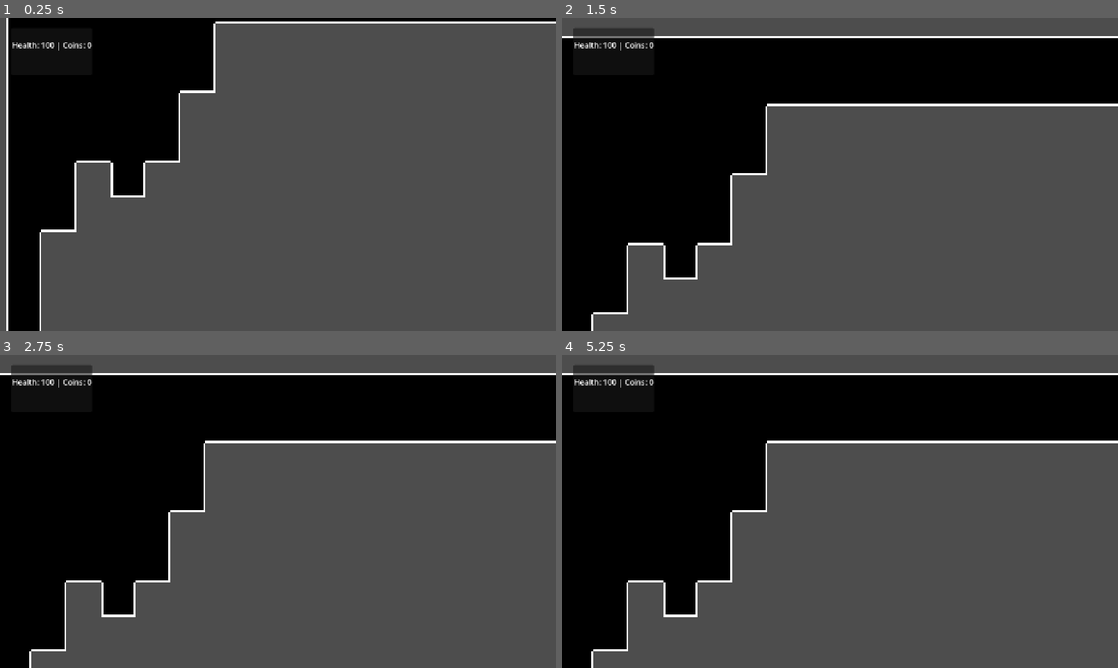
Above: before the commit, frames 1-4 (two rows, left to right).
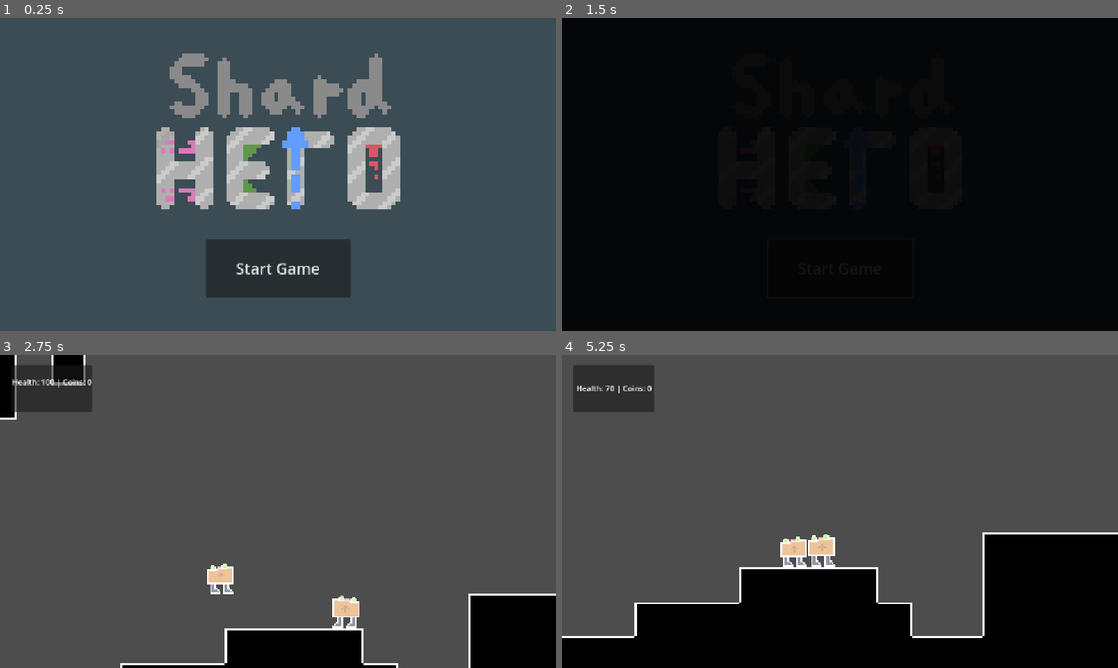
Above: after the commit, the same moments.

Repository: ShardHero/Main
Game: Godot game, scene res://scenes/title_screen.tscn
Same seed, same stepped clock (60 frames per second), same inputs: the game is played once before the commit and once after it. Before the commit the project starts from res://scenes/level1.tscn.
Inputs (mouse positions are in pixels of both pictures, inside the frame that each line leads up to):
- Up to frame 1 (0.25 s): no input
- Up to frame 2 (1.5 s): click (840, 268) at 0.5 s, where only the run after the commit has a clickable "Start Game"; click (840, 268) at 1.25 s, where only the run after the commit has a clickable "Start Game"
- Up to frame 3 (2.75 s): tap Enter (ui_accept) at 2, 2.27 s; hold Right (ui_right) from 2.03 s (still down)
- Up to frame 4 (5.25 s): tap Enter (ui_accept) at 3.02, 4.52 s; release Right (ui_right) at 3.53 s; hold Left (ui_left) 3.53-4.28 s; hold Right (ui_right) from 4.28 s (still down)

The runs differ from the first frame. In frame 1, 36% of the frame differs, in the area x 1-100%, y 0-100%; in frame 2, 61%; in frame 3, 49%; in frame 4, 66%, in the area x 0-100%, y 5-100%.
Error before the commit: Parse Error: Identifier "var_label" not declared in the current scope. (res://scenes/game_manager.gd:62)
Error after the commit: Cannot call method 'change_scene_to_file' on a null value. (res://scenes/title_screen.gd:7)

Commit message:
Updated my fade in/out logic to adjust to newest version of repo from the testing branch

Diff:
--- a/project.godot
+++ b/project.godot
@@ -11,8 +11,9 @@
 [application]
 
 config/name="Shard Hero"
-run/main_scene="res://scenes/level1.tscn"
+run/main_scene="res://scenes/title_screen.tscn"
 config/features=PackedStringArray("4.3", "Forward Plus")
+config/icon="res://icon.svg"
 
 [autoload]
 
--- a/scenes/canvas.tscn
+++ b/scenes/canvas.tscn
@@ -1,4 +1,6 @@
-[gd_scene format=3 uid="uid://bwwsr16jioppj"]
+[gd_scene load_steps=2 format=3 uid="uid://cjr1gc4xrjrv6"]
+
+[ext_resource type="Texture2D" uid="uid://qt5xhxkuhva4" path="res://assets/art/little_white_squre_png.png" id="1_vpirc"]
 
 [node name="Canvas" type="CanvasLayer"]
 
@@ -25,3 +27,10 @@
 horizontal_alignment = 1
 vertical_alignment = 1
 metadata/_edit_use_anchors_ = true
+
+[node name="blackbox" type="Sprite2D" parent="."]
+modulate = Color(0, 0, 0, 0)
+texture_filter = 1
+position = Vector2(574.25, 326.25)
+scale = Vector2(5.25111, 3.08222)
+texture = ExtResource("1_vpirc")
--- a/scenes/death_area.gd
+++ b/scenes/death_area.gd
@@ -2,15 +2,14 @@
 @onready var camera = get_node("../MovingCamera")
 @onready var player = get_node("../main_character")
 @onready var animation_player = %AnimationPlayer
-@onready var var_label = %VarLabel
 
 
 func _on_body_entered(body: Node2D) -> void:
 	if body.name == "main_character":
-		animation_player.play("fade")
+		animation_player.play("fade_out")
 		animation_player.play("fade_in")
 		body.position = Global.spawn_position
 		Global.hp = 100
-		var_label.update_label()
+		Global.update_label()
 		camera.position.y = 420
 		camera.position.x = player.position.x + 300
--- /dev/null
+++ b/scenes/enemy.tscn
@@ -0,0 +1,41 @@
+[gd_scene load_steps=5 format=3 uid="uid://cy2kx1057cbdb"]
+
+[ext_resource type="Texture2D" uid="uid://cfvsksafbly8o" path="res://assets/art/concept_char_sprite.png" id="1_v7pvj"]
+
+[sub_resource type="GDScript" id="GDScript_lt5bw"]
+script/source = "extends CharacterBody2D
+@onready var game_manager = %GameManager
+
+const SPEED = 300.0
+const JUMP_VELOCITY = -400.0
+
+func _on_body_entered(body: Node2D) -> void:
+	if (body.name == \"main_character\"):
+		game_manager.lose_hp()
+"
+
+[sub_resource type="SpriteFrames" id="SpriteFrames_5axjp"]
+animations = [{
+"frames": [{
+"duration": 1.0,
+"texture": ExtResource("1_v7pvj")
+}],
+"loop": true,
+"name": &"default",
+"speed": 5.0
+}]
+
+[sub_resource type="RectangleShape2D" id="RectangleShape2D_y6jod"]
+size = Vector2(39, 47.5)
+
+[node name="enemy" type="CharacterBody2D"]
+script = SubResource("GDScript_lt5bw")
+
+[node name="AnimatedSprite2D" type="AnimatedSprite2D" parent="."]
+position = Vector2(2, -3)
+scale = Vector2(2.0625, 2.15625)
+sprite_frames = SubResource("SpriteFrames_5axjp")
+
+[node name="CollisionShape2D" type="CollisionShape2D" parent="."]
+position = Vector2(0, 1)
+shape = SubResource("RectangleShape2D_y6jod")
--- a/scenes/game_manager.gd
+++ b/scenes/game_manager.gd
@@ -55,11 +55,11 @@
 		can_take_damage = false  # Start cooldown to prevent more damage
 		damage_timer.start()  # Start cooldown timer
 		if Global.hp <= 0:
-			animation_player.play("fade")
+			animation_player.play("fade_out")
 			animation_player.play("fade_in")
 			main_char.position = Global.spawn_position
 			Global.hp = 100
-			var_label.update_label()
+			Global.update_label()
 
 func _on_damage_cooldown_timer_timeout() -> void:
 	can_take_damage = true
--- a/scenes/level1.tscn
+++ b/scenes/level1.tscn
@@ -6,16 +6,13 @@
 [ext_resource type="PackedScene" uid="uid://ch2lhx4dpevpr" path="res://scenes/main_character.tscn" id="2_ff2mj"]
 [ext_resource type="PackedScene" path="res://scenes/enemyPatrolling.tscn" id="3_ker7w"]
 [ext_resource type="Script" path="res://scenes/death_area.gd" id="5_8xsqu"]
-[ext_resource type="Script" path="res://scenes/var_label.gd" id="5_q5mm8"]
-[ext_resource type="Texture2D" uid="uid://qt5xhxkuhva4" path="res://assets/art/little_white_squre_png.png" id="6_8dafl"]
-[ext_resource type="PackedScene" path="res://scenes/checkpoint.tscn" id="7_idqrs"]
-[ext_resource type="PackedScene" uid="uid://blkdd04xs6e44" path="res://scenes/game_manager.tscn" id="5_15gxk"]
-[ext_resource type="PackedScene" uid="uid://dtxmnky7jdx6f" path="res://scenes/enemy_type_2.tscn" id="5_srd6q"]
+[ext_resource type="PackedScene" path="res://scenes/game_manager.tscn" id="5_15gxk"]
+[ext_resource type="PackedScene" path="res://scenes/enemy_type_2.tscn" id="5_srd6q"]
 [ext_resource type="Script" path="res://scenes/level_1_up_area.gd" id="5_thao0"]
-[ext_resource type="PackedScene" uid="uid://bwwsr16jioppj" path="res://scenes/canvas.tscn" id="6_xhcmi"]
+[ext_resource type="PackedScene" uid="uid://cjr1gc4xrjrv6" path="res://scenes/canvas.tscn" id="6_xhcmi"]
 [ext_resource type="PackedScene" uid="uid://daeoooqxrqa3h" path="res://scenes/checkpoint.tscn" id="7_idqrs"]
 [ext_resource type="PackedScene" uid="uid://c25ti6th3m4d1" path="res://scenes/global.tscn" id="7_ytou0"]
-[ext_resource type="PackedScene" path="res://scenes/coin.tscn" id="9_ag2iv"]
+[ext_resource type="PackedScene" uid="uid://vdj4i8x4pxm1" path="res://scenes/coin.tscn" id="9_ag2iv"]
 
 [sub_resource type="PhysicsMaterial" id="PhysicsMaterial_nax6r"]
 
@@ -61,27 +58,27 @@
 physics_layer_0/physics_material = SubResource("PhysicsMaterial_nax6r")
 sources/0 = SubResource("TileSetAtlasSource_sgx8e")
 
-[sub_resource type="Animation" id="Animation_fw70k"]
-length = 0.001
+[sub_resource type="RectangleShape2D" id="RectangleShape2D_vbx6y"]
+size = Vector2(162, 37)
+
+[sub_resource type="RectangleShape2D" id="RectangleShape2D_r0hm7"]
+size = Vector2(2286.75, 49.25)
+
+[sub_resource type="RectangleShape2D" id="RectangleShape2D_g51ic"]
+size = Vector2(51.5, 210)
+
+[sub_resource type="RectangleShape2D" id="RectangleShape2D_clyie"]
+size = Vector2(987, 23)
+
+[sub_resource type="RectangleShape2D" id="RectangleShape2D_cf5k7"]
+size = Vector2(142.25, 20)
+
+[sub_resource type="Animation" id="Animation_1dije"]
+resource_name = "fade_out"
 tracks/0/type = "value"
 tracks/0/imported = false
 tracks/0/enabled = true
-tracks/0/path = NodePath("blackbox:modulate")
-tracks/0/interp = 1
-tracks/0/loop_wrap = true
-tracks/0/keys = {
-"times": PackedFloat32Array(0),
-"transitions": PackedFloat32Array(1),
-"update": 0,
-"values": [Color(0, 0, 0, 0)]
-}
-
-[sub_resource type="Animation" id="Animation_1xst0"]
-resource_name = "fade"
-tracks/0/type = "value"
-tracks/0/imported = false
-tracks/0/enabled = true
-tracks/0/path = NodePath("blackbox:modulate")
+tracks/0/path = NodePath("Canvas/blackbox:modulate")
 tracks/0/interp = 1
 tracks/0/loop_wrap = true
 tracks/0/keys = {
@@ -91,12 +88,27 @@
 "values": [Color(0, 0, 0, 0), Color(0, 0, 0, 1)]
 }
 
-[sub_resource type="Animation" id="Animation_r675k"]
+[sub_resource type="Animation" id="Animation_ybvs6"]
+length = 0.001
+tracks/0/type = "value"
+tracks/0/imported = false
+tracks/0/enabled = true
+tracks/0/path = NodePath("Canvas/blackbox:modulate")
+tracks/0/interp = 1
+tracks/0/loop_wrap = true
+tracks/0/keys = {
+"times": PackedFloat32Array(0),
+"transitions": PackedFloat32Array(1),
+"update": 0,
+"values": [Color(0, 0, 0, 1)]
+}
+
+[sub_resource type="Animation" id="Animation_feyno"]
 resource_name = "fade_in"
 tracks/0/type = "value"
 tracks/0/imported = false
 tracks/0/enabled = true
-tracks/0/path = NodePath("blackbox:modulate")
+tracks/0/path = NodePath("Canvas/blackbox:modulate")
 tracks/0/interp = 1
 tracks/0/loop_wrap = true
 tracks/0/keys = {
@@ -106,27 +118,12 @@
 "values": [Color(0, 0, 0, 1), Color(0, 0, 0, 0)]
 }
 
-[sub_resource type="AnimationLibrary" id="AnimationLibrary_kcpja"]
+[sub_resource type="AnimationLibrary" id="AnimationLibrary_hyb1j"]
 _data = {
-"RESET": SubResource("Animation_fw70k"),
-"fade": SubResource("Animation_1xst0"),
-"fade_in": SubResource("Animation_r675k")
-}
-
-[sub_resource type="RectangleShape2D" id="RectangleShape2D_vbx6y"]
-size = Vector2(162, 37)
-
-[sub_resource type="RectangleShape2D" id="RectangleShape2D_r0hm7"]
-size = Vector2(2286.75, 49.25)
-
-[sub_resource type="RectangleShape2D" id="RectangleShape2D_g51ic"]
-size = Vector2(51.5, 210)
-
-[sub_resource type="RectangleShape2D" id="RectangleShape2D_clyie"]
-size = Vector2(987, 23)
-
-[sub_resource type="RectangleShape2D" id="RectangleShape2D_cf5k7"]
-size = Vector2(142.25, 20)
+"RESET": SubResource("Animation_ybvs6"),
+"fade_in": SubResource("Animation_feyno"),
+"fade_out": SubResource("Animation_1dije")
+}
 
 [node name="Level1Base" type="Node2D"]
 script = ExtResource("1_pagok")
@@ -232,5 +229,11 @@
 position = Vector2(6216, 487)
 shape = SubResource("RectangleShape2D_cf5k7")
 
+[node name="AnimationPlayer" type="AnimationPlayer" parent="."]
+unique_name_in_owner = true
+libraries = {
+"": SubResource("AnimationLibrary_hyb1j")
+}
+
 [connection signal="body_entered" from="Level1Up_Area" to="Level1Up_Area" method="_on_body_entered"]
 [connection signal="body_entered" from="Level1Death_Area" to="Level1Death_Area" method="_on_body_entered"]
--- a/scenes/title_screen.gd
+++ b/scenes/title_screen.gd
@@ -4,5 +4,4 @@
 func _on_button_pressed() -> void:
 	animation_player.play("fade")
 	await animation_player.animation_finished # Wait for it to finish
-
 	get_tree().change_scene_to_file("res://scenes/level1.tscn")
--- a/scenes/title_screen.tscn
+++ b/scenes/title_screen.tscn
@@ -92,8 +92,9 @@
 scale = Vector2(5.4131, 3.16419)
 texture = ExtResource("3_b7dxm")
 
-[node name="AnimationPlayer" type="AnimationPlayer" parent="CanvasLayer"]
+[node name="AnimationPlayer" type="AnimationPlayer" parent="."]
 unique_name_in_owner = true
+root_node = NodePath("../CanvasLayer")
 libraries = {
 "": SubResource("AnimationLibrary_kcpja")
 }
Renamed: 1.png -> assets/art/1.png
Not shown, changed: assets/art/1.png.import
Renamed: 2.png -> assets/art/2.png
Not shown, changed: assets/art/2.png.import
Renamed: 3.png -> assets/art/3.png
Not shown, changed: assets/art/3.png.import
Renamed: 4.png -> assets/art/4.png
Not shown, changed: assets/art/4.png.import
Not shown: 1 places in scenes/level1.tscn that only renumber resources
